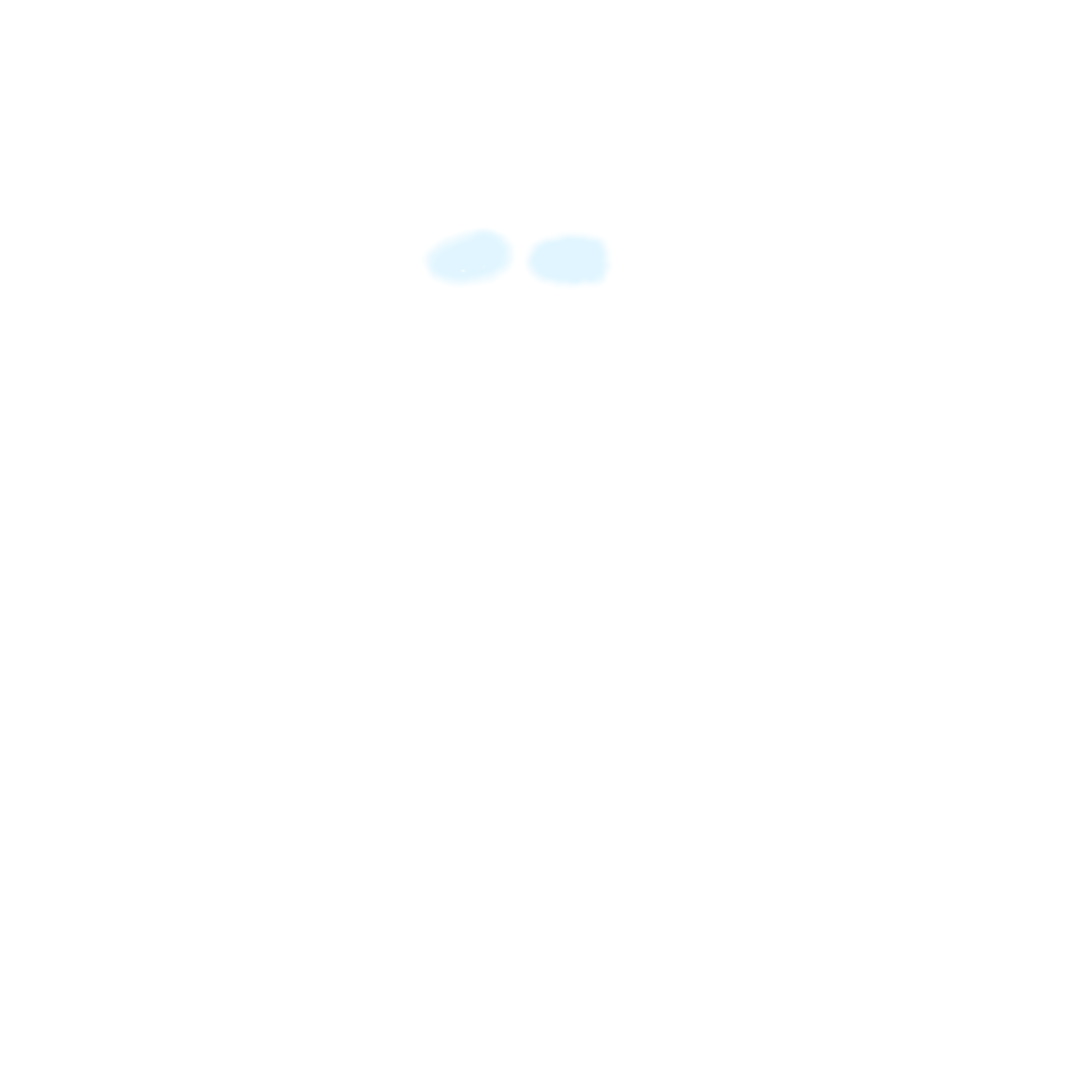
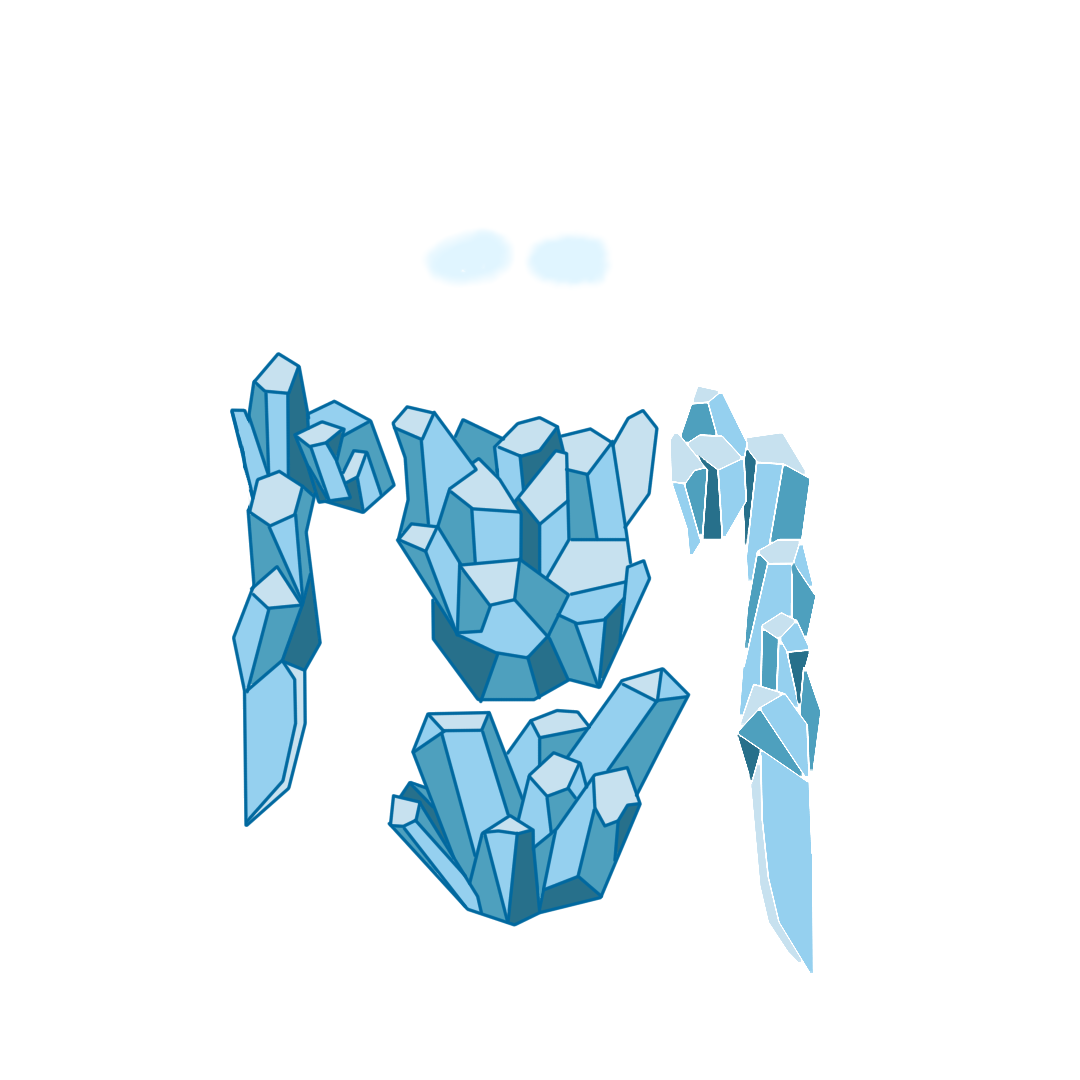
Comparing the layer stacks of the two (1080, 1080) images. Changes:
showed group "Arms" (8 layers) over [230, 352, 820, 973]
painted on "Layer 15" over [230, 352, 820, 973]
painted on "Layer 18" over [230, 352, 820, 973]
showed group "Body" (1st of 2) (2 layers) over [230, 352, 820, 973]
painted on "Outline" (2nd of 2, in "Body") over [230, 384, 820, 973]
painted on "Layer 8" over [230, 352, 820, 973]
showed group "Bottom" (1st of 3) (2 layers) over [230, 352, 820, 973]
painted on "Bottom" (2nd of 3, in "Bottom") over [320, 387, 704, 927]
painted on "Layer 7" over [230, 352, 820, 973]
